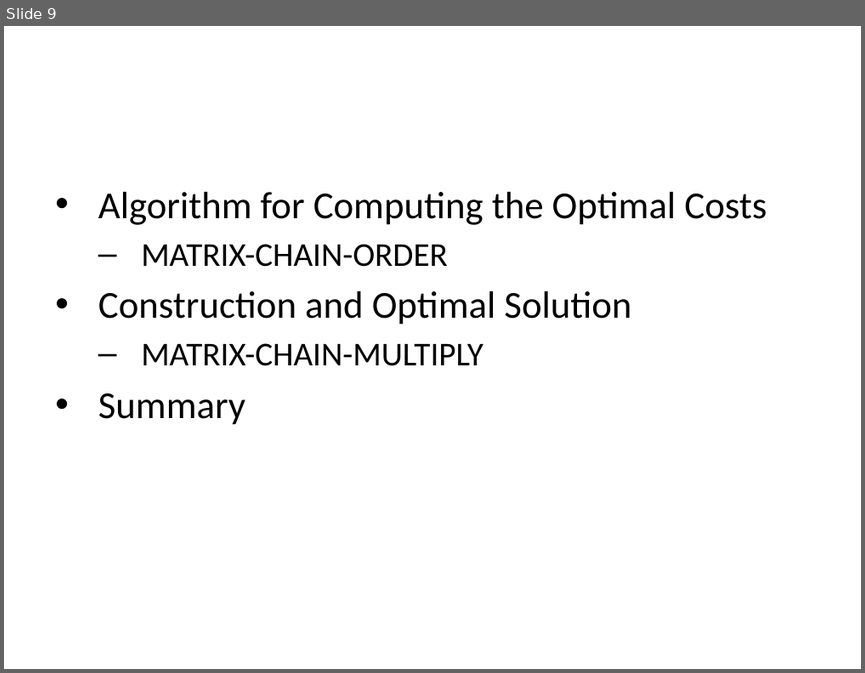
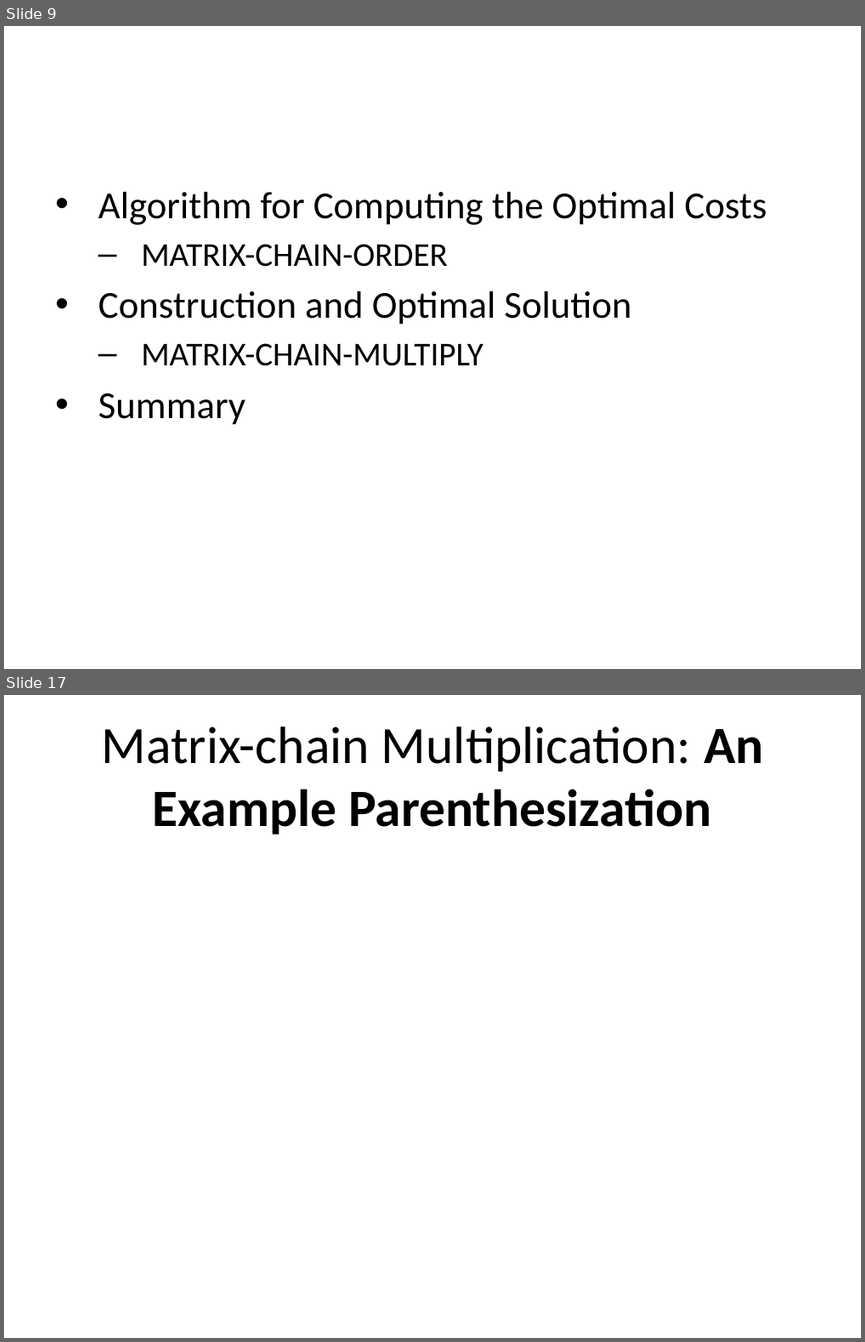
Before and after one commit to ucoruh/ce100-algorithms-and-programming-II, a slide deck: docs/week-5/ce100-week-5-dp.md_word.pptx. Shown one above the other, each under a label of ours: slide 9 before the commit, slides 9 and 17 after it; the slides between them are not shown. The pictures are 865x673 and 865x1342 pixels, drawn with LibreOffice and Linux fonts; fonts in the diff are those of the drawing. Boxes give left, top, right and bottom in pixels: in the first picture for what was removed or moved away, otherwise in the second. Text is boxed around its words. In the diff, an @@ line names an element or a change of style, - is before the commit and + after.

Commit message:
week-5 untill matrix mult

```diff
--- a/docs/week-5/ce100-week-5-dp.md_word.pptx
+++ b/docs/week-5/ce100-week-5-dp.md_word.pptx
@@ slide 17 added at box(4, 695, 861, 1338), background #FFFFFF @@
@@ title added at box(101, 726, 763, 834), 44 pt, text #000000 @@
+Matrix-chain Multiplication: An Example Parenthesization
```
Also in this commit, not shown: 39 other slides added, 22 other files.
